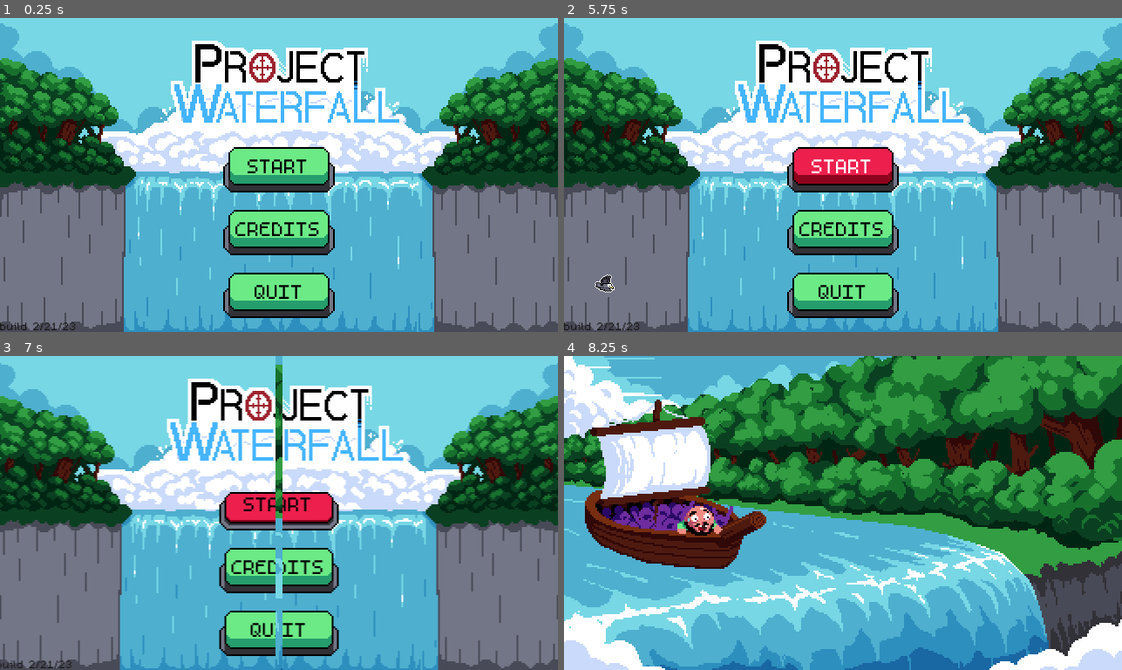
Above: before the commit, frames 1-4 (two rows, left to right).
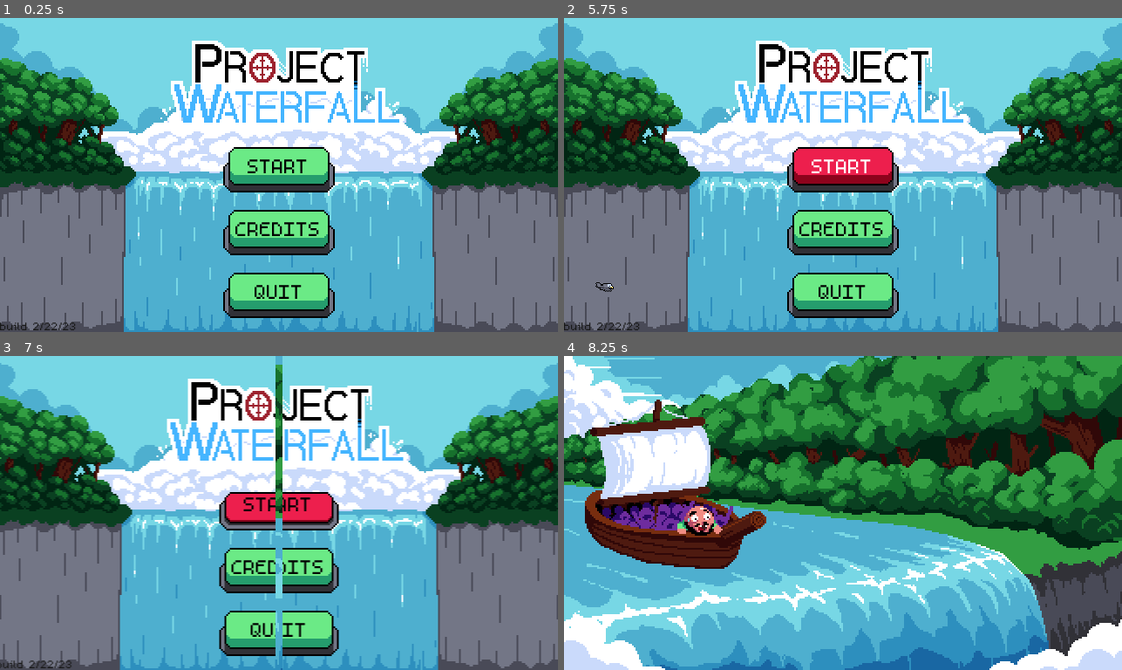
Above: after the commit, the same moments.

Repository: DissonantVoid/Project-Waterfall
Game: Godot game, scene res://scenes/game/menu.tscn
The game is run twice, just before and just after one commit, with the same random seed, the same clock (stepped at 60 frames per second) and the same inputs. Sound files missing from this copy of the repository are replaced by a short silence.
Inputs (mouse positions are in pixels of both pictures, inside the frame that each line leads up to):
- Up to frame 1 (0.25 s): no input
- Up to frame 2 (5.75 s): click "CREDITS" at 0.5 s; tap Enter at 1.25, 4.25 s; move the mouse to (965, 159) at 1.27 s; tap 1 at 1.35 s; tap Space at 1.52, 2, 2.27, 3.77, 4.52 s; move the mouse to (731, 190) at 2.02 s; hold Escape (back) 2.03-2.78 s; tap 2 at 2.1 s; move the mouse to (898, 105) at 2.77 s; tap 3 at 2.85 s; move the mouse to (815, 237) at 3.52 s; tap 4 at 3.6 s; move the mouse to (1010, 222) at 4.27 s; hold Escape (back) 4.28-5 s; tap 5 at 4.35 s; click "START" at 5 s
- Up to frame 3 (7 s): click "START" at 5.75 s; move the mouse to (111, 465) at 6.52 s; hold Escape (back) from 6.53 s (still down); tap 1 at 6.6 s; tap Space at 6.77 s
- Up to frame 4 (8.25 s): move the mouse to (870, 513) at 7.27 s; tap 2 at 7.35 s; move the mouse to (759, 434) at 8.02 s; release Escape (back) at 8.03 s; tap 3 at 8.1 s

The runs differ from the first frame. In frame 1, less than 0.1% of the frame differs, in the area x 9-11%, y 96-100%; in frame 2, less than 0.1%, in the area x 5-11%, y 81-100%; in frame 3, less than 0.1%; in frame 4, nothing differs.

Commit message:
added some sfx and pitch slowdown in the clock powerup. fixed bugs and resolved Todos
art credits to AddinSachen#6946, VGamer#2111

Diff:
--- a/scenes/autoloads/audio_manager.gd
+++ b/scenes/autoloads/audio_manager.gd
@@ -5,25 +5,23 @@
 var _active_loops : Dictionary
 
 
-# TODO: add checks to make sure that we don't call play_sound with a
-#       sound that loops, or play_sound_loop with a sound that doesn't loop
-func play_sound(sound_name : String, random_pitch : bool):
+func play_sound(sound_name : String, random_pitch : bool, volume : float = 0.0):
 	var full_path : String = _sfx_folder + sound_name + ".ogg"
 	assert(_directory.file_exists(full_path), "audio file doesn't exist")
 
 	var audio_player : AudioStreamPlayer =\
-		_create_audio_player(full_path)
+		_create_audio_player(full_path, volume, false)
 
 	if random_pitch:
 		audio_player.pitch_scale = Utility.rng.randf_range(0.8, 1.2)
 
-func play_sound_loop(sound_name : String):
+func play_sound_loop(sound_name : String, volume : float = 0.0):
 	var full_path : String = _sfx_folder + sound_name + ".ogg"
 	assert(_directory.file_exists(full_path), "audio file doesn't exist")
 	if _active_loops.has(sound_name): return
 
 	var audio_player : AudioStreamPlayer =\
-		_create_audio_player(sound_name + ".ogg")
+		_create_audio_player(full_path, volume, true)
 
 	_active_loops[sound_name] = audio_player
 
@@ -32,9 +30,12 @@
 	_active_loops[sound_name].queue_free()
 	_active_loops.erase(sound_name)
 
-func _create_audio_player(stream_path : String) -> AudioStreamPlayer:
+func _create_audio_player(stream_path : String, volume : float, is_loop : bool) -> AudioStreamPlayer:
 	var audio_player : AudioStreamPlayer = AudioStreamPlayer.new()
-	audio_player.stream = load(stream_path)
+	var stream : AudioStreamOGGVorbis = load(stream_path)
+	assert(stream.loop == is_loop, "audio stream loop setting doesn't match the desired loop choice")
+
+	audio_player.stream = stream
 	audio_player.connect("finished", self, "_on_stream_finished", [audio_player])
 	add_child(audio_player)
 	audio_player.play()
--- a/scenes/autoloads/level_data.gd
+++ b/scenes/autoloads/level_data.gd
@@ -47,7 +47,6 @@
 	_stats[stat_name] += increment
 
 func get_stats() -> Dictionary:
-	# TODO: maybe just make stats a public var
 	return _stats
 
 func _load_rules_from_file():
--- a/scenes/game/main.gd
+++ b/scenes/game/main.gd
@@ -66,6 +66,7 @@
 	_ui.connect("forced_unpause", self, "_on_ui_forced_unpause")
 	_ui.setup(_points_to_win)
 
+	AudioManager.play_sound_loop("waterfall_ambience", -25)
 	LevelData.change_level(0)
 	_update_music()
 
@@ -91,6 +92,7 @@
 func _exit_tree():
 	Input.mouse_mode = Input.MOUSE_MODE_VISIBLE
 	get_tree().paused = false
+	AudioManager.stop_loop("waterfall_ambience")
 
 func _on_level_time_factor_changed():
 	_waterfall_bg.speed_scale = LevelData.time_factor
@@ -111,7 +113,7 @@
 	# TODO: remove this, instead have hazards play their own sfx
 	#       when destroyed, this allows for more freedom when hazards
 	#       hit each other, or hit shield powerup etc..
-	AudioManager.play_sound("collide", true)
+	AudioManager.play_sound("bucket_hit_hazard", true)
 
 func _on_bucket_powerup_picked():
 	_camera.shake(_camera.ShakeLevel.low)
@@ -148,7 +150,6 @@
 		object.queue_free()
 
 func _set_pause(should_pause : bool):
-	# TODO: test potential bugs, like pausing right after winning
 	_is_paused = should_pause
 	_ui.set_pause(_is_paused)
 	get_tree().paused = _is_paused
@@ -175,6 +176,7 @@
 				LevelData.change_level(new_level)
 				LevelData.increment_stat("level ups", 1)
 				_ui.level_up(LevelData.current_level)
+				AudioManager.play_sound("levelup", false)
 				_update_music()
 
 	elif sign(value) == -1:
@@ -184,6 +186,7 @@
 			LevelData.change_level(new_level)
 			LevelData.increment_stat("level downs", 1)
 			_ui.level_down(LevelData.current_level)
+			AudioManager.play_sound("leveldown", false)
 			_update_music()
 
 func _update_music():
--- a/scenes/game/main.tscn
+++ b/scenes/game/main.tscn
@@ -501,6 +501,7 @@
 
 [node name="Music" type="AudioStreamPlayer" parent="."]
 pause_mode = 2
+volume_db = 2.0
 
 [connection signal="pressed" from="UI/Pause/ButtonMargin/Back" to="UI" method="_on_back_to_menu_pressed"]
 [connection signal="timeout" from="UI/Pause/UnpauseTimer" to="UI" method="_on_unpause_timer_timeout"]
--- a/scenes/game/menu.tscn
+++ b/scenes/game/menu.tscn
@@ -59,7 +59,7 @@
 size_flags_vertical = 8
 custom_colors/font_color = Color( 0.101961, 0.101961, 0.101961, 1 )
 custom_fonts/font = SubResource( 1 )
-text = "build 2/21/23"
+text = "build 2/22/23"
 
 [connection signal="pressed" from="MarginContainer/Buttons/Start" to="." method="_on_start_pressed"]
 [connection signal="pressed" from="MarginContainer/Buttons/Credits" to="." method="_on_credits_pressed"]
--- a/scenes/objects/character.gd
+++ b/scenes/objects/character.gd
@@ -104,3 +104,7 @@
 
 func get_texture() -> Texture:
 	return _sprite.texture
+
+func _on_body_entered(body):
+	if body is HazardFallingRock:
+		AudioManager.play_sound("character_hit_rock", false)
--- a/scenes/objects/character.tscn
+++ b/scenes/objects/character.tscn
@@ -20,6 +20,8 @@
 mass = 100.0
 physics_material_override = SubResource( 2 )
 continuous_cd = 2
+contacts_reported = 1
+contact_monitor = true
 script = ExtResource( 1 )
 
 [node name="Parachute" type="Sprite" parent="."]
@@ -32,3 +34,5 @@
 
 [node name="CollisionShape2D" type="CollisionShape2D" parent="."]
 shape = SubResource( 1 )
+
+[connection signal="body_entered" from="." to="." method="_on_body_entered"]
--- a/scenes/objects/hazards/hazard_bird.gd
+++ b/scenes/objects/hazards/hazard_bird.gd
@@ -9,7 +9,7 @@
 onready var _warning_timer : Timer = $WarningTimer
 
 const _birds_sprite_count : int = 2 # the number of birds in the sprite sheet
-const _birds_sprite_frames : int = 7 # number of frames in an animation
+const _birds_sprite_frames : int = 6 # number of frames in an animation
 const _birds_sprite_width : int = 48 # width of a single frame
 
 var _sprite_animation_time : float = 0.1
@@ -67,6 +67,7 @@
 	_warning_sprite.hide()
 	_collider.disabled = false
 	_is_moving = true
+	AudioManager.play_sound("bird_spawn", true)
 
 func _on_time_factor_changed():
 	_sprite_animation_timer.wait_time = _sprite_animation_time / LevelData.time_factor
@@ -79,7 +80,7 @@
 		_is_holding_character = true
 		LevelData.increment_stat("bird food", 1)
 	elif body is HazardFallingRock:
-		body.queue_free()
+		body.destroy()
 
 func _on_animation_timeout():
 	_sprite.region_rect.position.x += _birds_sprite_width
--- a/scenes/objects/hazards/hazard_bird.tscn
+++ b/scenes/objects/hazards/hazard_bird.tscn
@@ -1,6 +1,6 @@
 [gd_scene load_steps=6 format=2]
 
-[ext_resource path="res://resources/textures/bird.png" type="Texture" id=1]
+[ext_resource path="res://resources/textures/birds.png" type="Texture" id=1]
 [ext_resource path="res://scenes/objects/hazards/hazard_bird.gd" type="Script" id=2]
 [ext_resource path="res://resources/textures/warning_sign.png" type="Texture" id=3]
 [ext_resource path="res://resources/godot/shine_shader.tres" type="Material" id=4]
--- a/scenes/objects/hazards/hazard_falling_rock.gd
+++ b/scenes/objects/hazards/hazard_falling_rock.gd
@@ -3,8 +3,17 @@
 
 onready var _sprite : Sprite = $Sprite
 
+const _rock_width : int = 32
 var _fall_speed : float
 
+
+func _ready():
+	var rocks_count : int = _sprite.texture.get_width() / _rock_width
+	_sprite.region_rect.position.x = Utility.rng.randi_range(0, rocks_count-1) * _rock_width
+
+func _process(delta : float):
+	rotation_degrees += _fall_speed * delta * LevelData.time_factor
+	move_and_collide(Vector2(0, _fall_speed) * delta * LevelData.time_factor)
 
 func setup(min_speed : float, max_speed : float):
 	global_position = Vector2(
@@ -13,6 +22,7 @@
 	)
 	_fall_speed = Utility.rng.randf_range(min_speed, max_speed)
 
-func _process(delta : float):
-	rotation_degrees += _fall_speed * delta * LevelData.time_factor
-	move_and_collide(Vector2(0, _fall_speed) * delta * LevelData.time_factor)
+func destroy():
+	AudioManager.play_sound("rock_destroyed", false)
+	# particles here
+	queue_free()
--- a/scenes/objects/hazards/hazard_falling_rock.tscn
+++ b/scenes/objects/hazards/hazard_falling_rock.tscn
@@ -1,16 +1,18 @@
 [gd_scene load_steps=4 format=2]
 
-[ext_resource path="res://resources/textures/falling_rock.png" type="Texture" id=1]
+[ext_resource path="res://resources/textures/falling_rocks.png" type="Texture" id=1]
 [ext_resource path="res://scenes/objects/hazards/hazard_falling_rock.gd" type="Script" id=2]
 
 [sub_resource type="CircleShape2D" id=1]
-radius = 16.0312
+radius = 16.0
 
 [node name="HazardFallingRock" type="KinematicBody2D"]
 script = ExtResource( 2 )
 
 [node name="Sprite" type="Sprite" parent="."]
 texture = ExtResource( 1 )
+region_enabled = true
+region_rect = Rect2( 0, 0, 32, 32 )
 
 [node name="CollisionShape2D" type="CollisionShape2D" parent="."]
 shape = SubResource( 1 )
--- a/scenes/objects/main_menu/dummy_bird.tscn
+++ b/scenes/objects/main_menu/dummy_bird.tscn
@@ -1,7 +1,7 @@
 [gd_scene load_steps=5 format=2]
 
 [ext_resource path="res://scenes/objects/main_menu/dummy_bird.gd" type="Script" id=1]
-[ext_resource path="res://resources/textures/bird.png" type="Texture" id=2]
+[ext_resource path="res://resources/textures/birds.png" type="Texture" id=2]
 
 [sub_resource type="Animation" id=1]
 length = 0.001
@@ -20,7 +20,7 @@
 
 [sub_resource type="Animation" id=2]
 resource_name = "fly"
-length = 1.3
+length = 1.2
 loop = true
 tracks/0/type = "value"
 tracks/0/path = NodePath("Sprite:region_rect")
@@ -29,10 +29,10 @@
 tracks/0/imported = false
 tracks/0/enabled = true
 tracks/0/keys = {
-"times": PoolRealArray( 0, 0.2, 0.4, 0.6, 0.8, 1, 1.2 ),
-"transitions": PoolRealArray( 1, 1, 1, 1, 1, 1, 1 ),
+"times": PoolRealArray( 0, 0.2, 0.4, 0.6, 0.8, 1 ),
+"transitions": PoolRealArray( 1, 1, 1, 1, 1, 1 ),
 "update": 1,
-"values": [ Rect2( 0, 0, 48, 64 ), Rect2( 48, 0, 48, 64 ), Rect2( 96, 0, 48, 64 ), Rect2( 144, 0, 48, 64 ), Rect2( 192, 0, 48, 64 ), Rect2( 240, 0, 48, 64 ), Rect2( 288, 0, 48, 64 ) ]
+"values": [ Rect2( 0, 0, 48, 64 ), Rect2( 48, 0, 48, 64 ), Rect2( 96, 0, 48, 64 ), Rect2( 144, 0, 48, 64 ), Rect2( 192, 0, 48, 64 ), Rect2( 240, 0, 48, 64 ) ]
 }
 
 [node name="DummyBird" type="Node2D"]
--- a/scenes/objects/powerups/powerup_clock.gd
+++ b/scenes/objects/powerups/powerup_clock.gd
@@ -13,7 +13,12 @@
 onready var _timer : Timer = $LifeTimer
 
 const _clock_offset : Vector2 = Vector2(0, +30)
+var _slow_pitch_effect : AudioEffectPitchShift = AudioEffectPitchShift.new()
 
+
+func _ready():
+	_slow_pitch_effect.pitch_scale = 0.6
+	_slow_pitch_effect.oversampling = 8
 
 func _process(delta : float):
 	global_position = _request_callback.call_func("global_position") + _clock_offset
@@ -23,12 +28,17 @@
 	.powerup_start(request_callback)
 
 	request_callback.call_func("modify_time", {"factor":0.2})
+	AudioServer.add_bus_effect(0, _slow_pitch_effect, 0)
 	_timer.start()
 
 # override
 func powerup_cleanup():
 	_request_callback.call_func("modify_time", {"factor":1.0})
+	AudioServer.remove_bus_effect(0, 0)
 	queue_free()
 
 func _on_life_timer_timeout():
 	emit_signal("finished", self)
+
+func _exit_tree():
+	AudioServer.remove_bus_effect(0, 0)
--- a/scenes/objects/progress_bar.gd
+++ b/scenes/objects/progress_bar.gd
@@ -7,6 +7,7 @@
 const _characters_sprite : StreamTexture = preload("res://resources/textures/characters.png")
 const _char_sprite_size : int = 16
 const _backflip_time : float = 0.8
+var _character_y_pos : float # used for the backflip tween
 const _flash_time : float = 0.4
 
 var _min_value : float
@@ -44,6 +45,8 @@
 		texture_rect.rect_scale *= 0.65
 		_chars_container.add_child(texture_rect)
 
+	_character_y_pos = _chars_container.get_child(0).rect_position.y
+
 func setup(min_value : float, max_value : float):
 	_min_value = min_value
 	_max_value = max_value
@@ -65,10 +68,8 @@
 
 			var move_tween : SceneTreeTween = get_tree().create_tween()
 			var character_pos : Vector2 = character.rect_position
-			move_tween.tween_property(character, "rect_position:y", character_pos.y - 8, _backflip_time/2)
-			move_tween.tween_property(character, "rect_position:y", character_pos.y, _backflip_time/2)
-			# NOTE: if this somehow gets called again before the move tween finishes
-			#       it will cause character position to start/end in a wrong position
+			move_tween.tween_property(character, "rect_position:y", _character_y_pos - 8, _backflip_time/2)
+			move_tween.tween_property(character, "rect_position:y", _character_y_pos, _backflip_time/2)
 
 	var tween : SceneTreeTween = get_tree().create_tween()
 	var progress_color : Color = _progress.modulate
--- a/scenes/objects/ui/ui.gd
+++ b/scenes/objects/ui/ui.gd
@@ -103,6 +103,9 @@
 	_current_pause_time -= 1
 	_unpause_label.text = _unpause_label_text % _current_pause_time
 
+	if _current_pause_time <= 5:
+		AudioManager.play_sound("clock_tick", false)
+
 	if _current_pause_time == 0:
 		emit_signal("forced_unpause")
 	else:
Not shown, changed: plan/TODO.txt
Not shown, added: resources/sounds/bird_spawn.ogg.import
Not shown, added: resources/sounds/bucket_hit_hazard.ogg.import
Not shown, added: resources/sounds/character_hit_rock.ogg.import
Not shown, added: resources/sounds/clock_tick.ogg.import
Not shown, removed: resources/sounds/collide.ogg.import
Not shown, removed: resources/sounds/falling.ogg.import
Not shown, added: resources/sounds/leveldown.ogg.import
Not shown, added: resources/sounds/levelup.ogg.import
Not shown, added: resources/sounds/rock_destroyed.ogg.import
Not shown, added: resources/sounds/waterfall_ambience.ogg.import
Binary file removed: resources/textures/bird.png
(and 18 more such lines)
